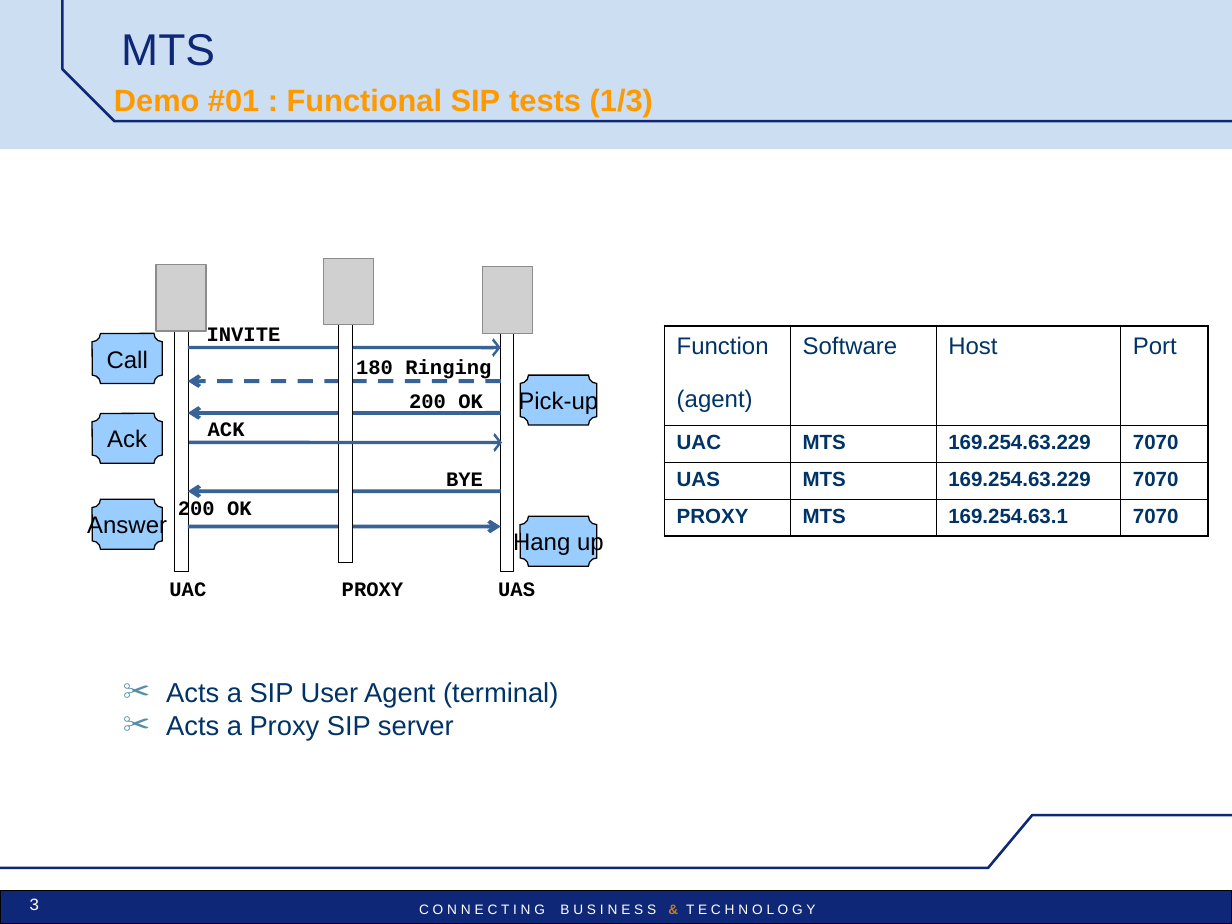
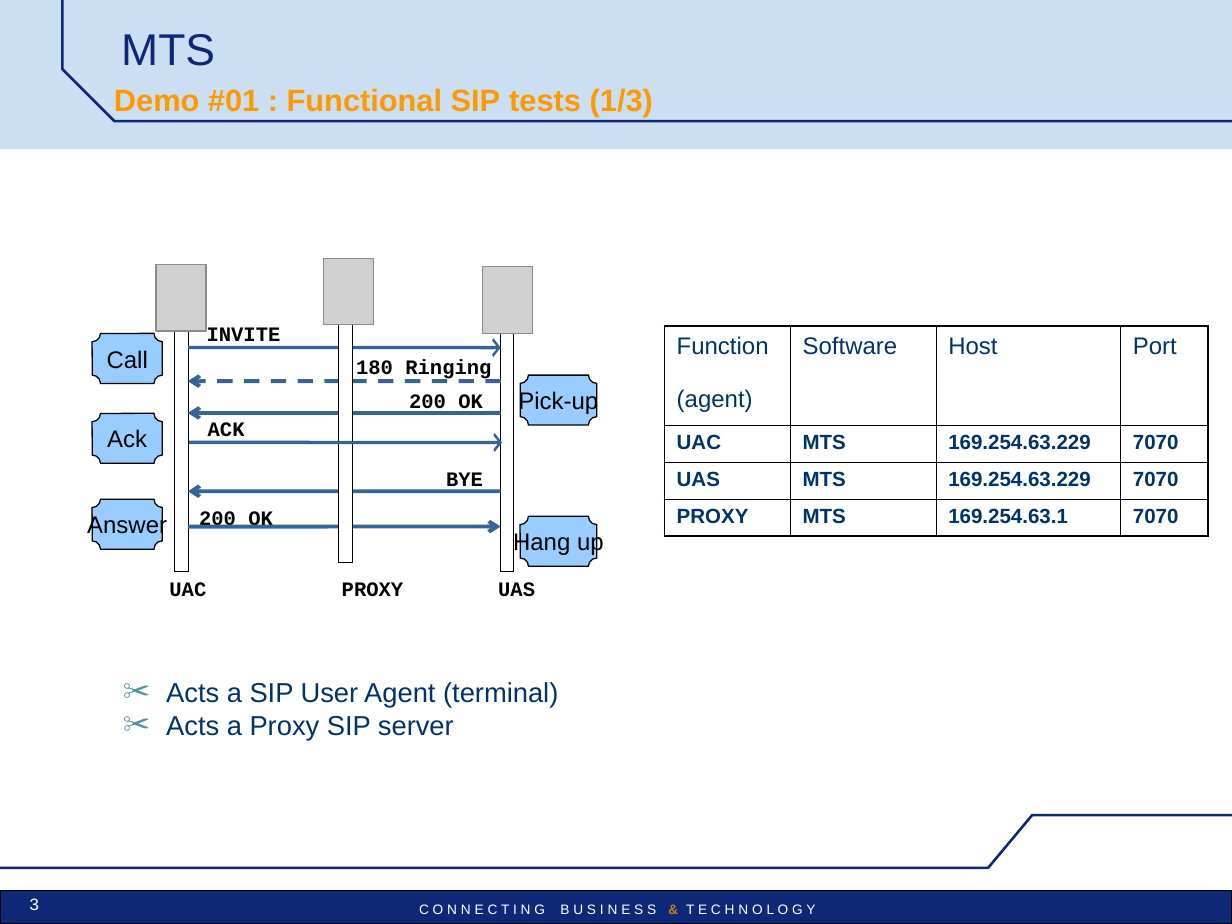
Before and after one commit to uttamhoode9/mts-trunk, a slide deck: slide 3 of mts/src/main/doc/MTS_pres_demos.ppt. Drawn at 1232x924 pixels with LibreOffice and Linux fonts; fonts in the diff are those of the drawing; grey boxes stand for pictures; background and template pictures are left out. Boxes give left, top, right and bottom in pixels: in the first picture for what was removed or moved away, otherwise in the second. Text is boxed around its words. In the diff, an @@ line names an element or a change of style, - is before the commit and + after.

```diff
--- a/mts/src/main/doc/MTS_pres_demos.ppt
+++ b/mts/src/main/doc/MTS_pres_demos.ppt
@@ text "200 OK": place and size @@
-text "200 OK" at [178, 501, 252, 522]
+text "200 OK" at [199, 510, 273, 531]
```
Also in this commit, not shown: 14 other slides changed, 2 slides added.
